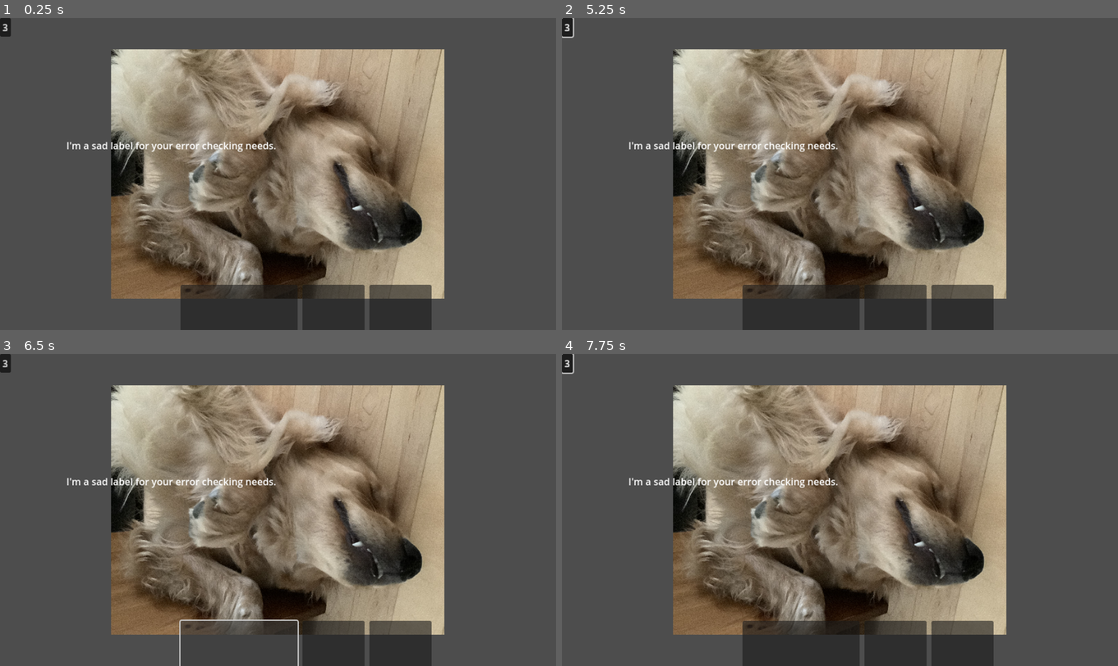
Above: before the commit, frames 1-4 (two rows, left to right).
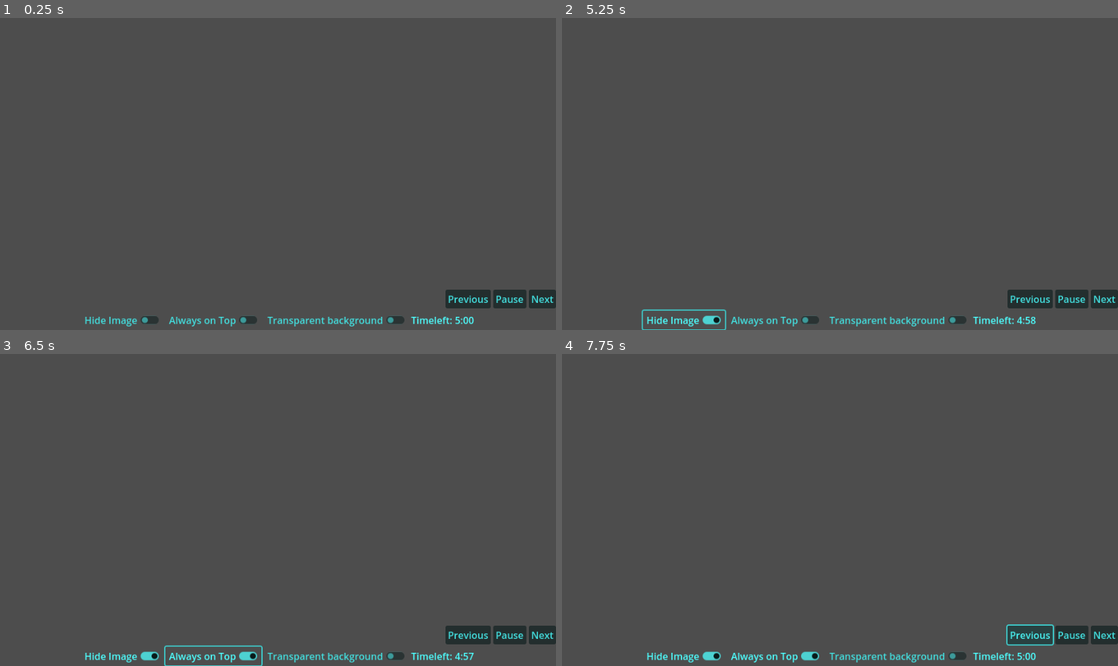
Above: after the commit, the same moments.

Repository: wuemily2/sketch-practice-assistant-godot
Game: Godot game, scene res://Windows/CyclerWindowBase.tscn
Same seed, same stepped clock (60 frames per second), same inputs: the game is played once before the commit and once after it. Before the commit the project starts from res://Windows/Test/ImageScalingTest.tscn.
Inputs (mouse positions are in pixels of both pictures, inside the frame that each line leads up to):
- Up to frame 1 (0.25 s): no input
- Up to frame 2 (5.25 s): click (1106, 298) at 0.5 s, where only the run after the commit has a clickable "Next"; click (1106, 298) at 1.25 s, where only the run after the commit has a clickable "Next"; click (567, 27) at 2 s, where only the run before the commit has a clickable "1"; click (1029, 298) at 2.75 s, where only the run after the commit has a clickable "Previous"; click (567, 27) at 3.5 s, where only the run before the commit has a clickable "2"; click (567, 27) at 4.25 s, where only the run before the commit has a clickable "3"; click (684, 320) at 5 s, where only the run after the commit has a clickable "Hide Image"
- Up to frame 3 (6.5 s): click (211, 656) at 5.75 s, where only the run after the commit has a clickable "Always on Top"
- Up to frame 4 (7.75 s): click (567, 363) at 6.5 s, where only the run before the commit has a clickable "1"; click (1029, 634) at 7.25 s, where only the run after the commit has a clickable "Previous"

The runs differ from the first frame. In frame 1, 50% of the frame differs, in the area x 0-100%, y 0-100%; in frame 2, 50%; in frame 3, 48%; in frame 4, 50%.
Error after the commit: Attempt to call function 'set_pressed' in base 'null instance' on a null instance. (res://Windows/CyclerBottomBar.gd:52)

Commit message:
Fix variable reference issues

Diff:
--- a/Windows/CyclerBottomBar.gd
+++ b/Windows/CyclerBottomBar.gd
@@ -17,7 +17,7 @@
 # Called every frame. 'delta' is the elapsed time since the previous frame.
 func _process(_delta):
 	# Constantly update the time
-	$Timelabel.update_time_left($Timer.get_time_left())
+	$ToggleButtons/Timelabel.update_time_left($Timer.get_time_left())
 
 func start_timer(seconds):
 	$Timer.start(seconds)
--- a/project.godot
+++ b/project.godot
@@ -11,7 +11,7 @@
 [application]
 
 config/name="Sketch-practice-assistant-godot"
-run/main_scene="res://Windows/Test/ImageScalingTest.tscn"
+run/main_scene="res://Windows/CyclerWindowBase.tscn"
 config/features=PackedStringArray("4.2", "GL Compatibility")
 config/icon="res://icon.svg"
 
